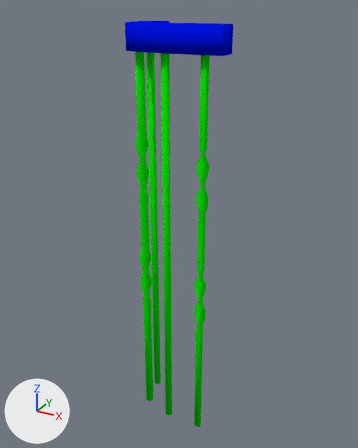
One commit to the Blender file 3d_assets/fence_corner.blend: the scene before it, then after it.
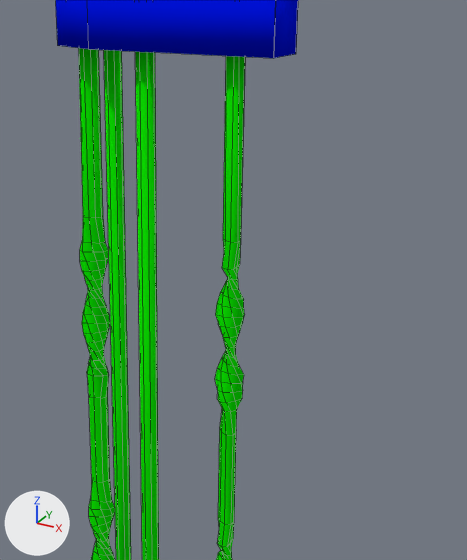
Each version appears first whole from a 50 mm lens placed at (71.1, -97.6, 113.8), pointed at (11.9, 10.1, 60.0), and next in a close-up on the part from 28% to 86% of the width and 7% to 62% of the height. Every picture has the same lights, and +X, +Y and +Z are marked at lower left. The close-ups show mesh edges as thin lines.

The first close-up shows 'fence', 'railing'.
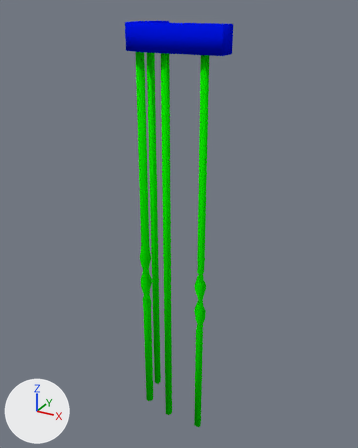
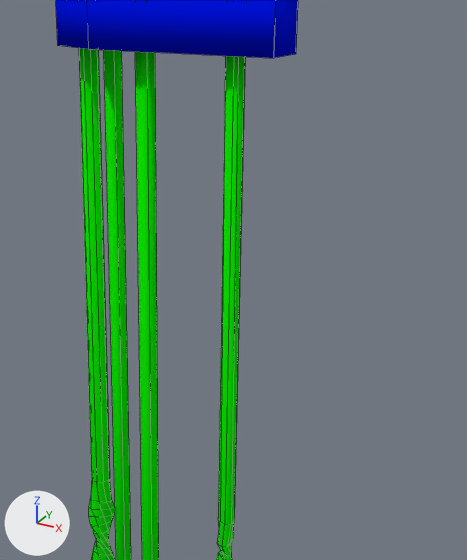
Location of each change, (x1, y1, x2, y2) in pixels of the close-ups (467 x 560 px):
'fence', reshaped
    before: (78, 48, 245, 560)
    after: (79, 48, 245, 560)
part 1 of me_plane_003, deleted (green)
    before: (78, 48, 110, 482)
part 2 of me_plane_003, deleted (green)
    before: (215, 56, 245, 524)
part 3 of me_plane_003, deleted (green)
    before: (104, 50, 159, 560)

The change, as a list of edits to the scene's bpy script:
```text
Change me_plane_003:
    used by ob_fence; location = (0.0, 0.0, 0.0)
    remove me_plane_003.from_pydata(...)  # 640 vertices, 616 faces; spans x 1.5..24.2, y 1.0..13.5, z 0.0..110.3
    add me_plane_003.from_pydata(...)  # 336 vertices, 320 faces; spans x 1.8..24.2, y 1.0..13.2, z 0.0..110.3
    me_plane_003 part 1: 144 vertices removed from x 3.0..6.0, y 2.8..6.2, z 65.7..86.7
    me_plane_003 part 2: 144 vertices removed from x 20.8..24.2, y 1.0..4.0, z 65.7..86.7
    me_plane_003 part 3: 16 vertices removed from x 1.5..13.5, y 1.5..13.5, z 0.0..110.0
```
